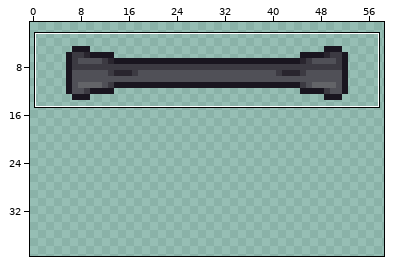
Two versions of one pixel-art sprite, NPCs/Bosses/Zero/ZeroArm.png. The picture above shows the old version from afar; the outline marks the close-up.
Close-up. Before the edit:
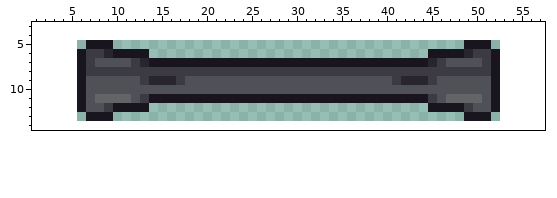
The file is 94x18 pixels, drawn in blocks of 2x2; one block is one cell here. Shown: x 1..57, y 3..14. The old version is drawn lined up with the new one, on the new canvas. The wide view leaves out empty margins. The commit also changed other parts of the picture, which this record leaves out.
And afterwards:
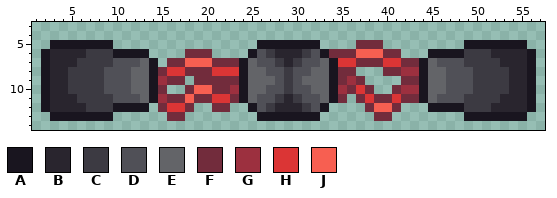
Palette (. is transparent): A #19151f  B #29252e  C #3c3a42  D #505057  E #636468  F #722c3c  G #9c303f  H #db3535  J #f75f51
Diff:
canvas 47x9 -> 59x41, the old top-left corner now at 6,5
Changed rows in their new state; - is an unchanged pixel.
first column x 2:
 5 -AAAA-------------------AAAAAAA----FFF------------AAAA-
 6 ABBBB--C--------FFF----ADCBBBCDAFFFJJJFF-------C--BBBBA
 7 ABBBC-CC--DE-.FFJJJFFF-EDDCBCDDE-HHFFFHHFF-ED--CC-CBBBA
 8 ABBCC--DDDEEAFHHFFFHHHAEEDD-DDEEAFF...FFGGAEEDDD--CCBBA
 9 ABBCCCC---EEAGFF.FFFFFAEEE-C-EEEAFGF....FFAEE---CCCCBBA
10 ABBCCCC---EEAF..FJJFFGAEE--C--EEAGFHF..FGGAEE---CCCCBBA
11 ABBBCCCCDD-E-GFFJFFHHF-EDDCBCDDE-F.FHFFHFF-E-DDCCCCBBBA
12 ABBBBCC------FHHF--FF--ADCBBBCDA----FJJF--------CCBBBBA
13 -AAAA---------FF--------AAAAAAA------FF-----------AAAA-
Where, in picture pixels (left, top, right, bottom), the same in both close-ups:
changed: (41, 40, 536, 121)
